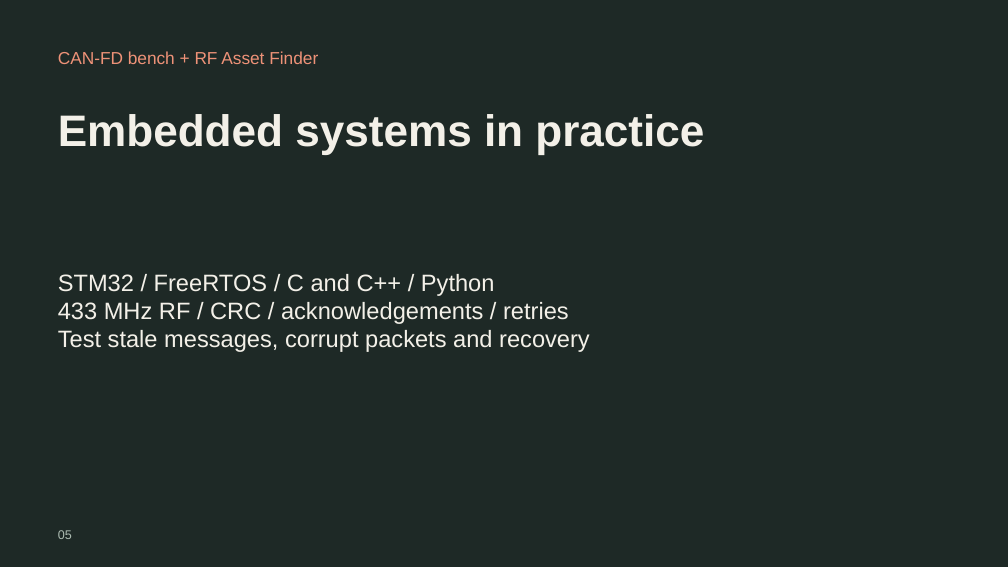
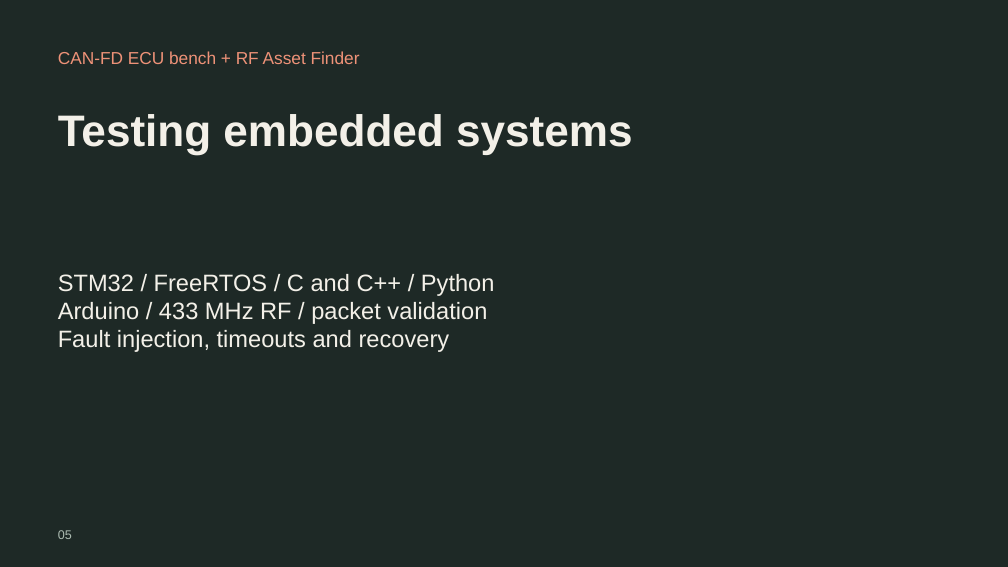
Before and after one commit to mjumair7/UmairJibran-ePortfolio, a slide deck: slide 5 of assets/About-Me.pptx. Drawn at 1008x567 pixels with LibreOffice and Linux fonts; fonts in the diff are those of the drawing. Boxes give left, top, right and bottom in pixels: in the first picture for what was removed or moved away, otherwise in the second. Text is boxed around its words. In the diff, an @@ line names an element or a change of style, - is before the commit and + after.

```diff
--- a/assets/About-Me.pptx
+++ b/assets/About-Me.pptx
@@ text at bbox=[58, 51, 360, 64]: text changed @@
-CAN-FD bench + RF Asset Finder
+CAN-FD ECU bench + RF Asset Finder
@@ text at bbox=[58, 114, 633, 154]: text changed @@
-Embedded systems in practice
+Testing embedded systems
@@ text at bbox=[58, 302, 487, 352]: text changed @@
-433 MHz RF / CRC / acknowledgements / retries
-Test stale messages, corrupt packets and recovery
+Arduino / 433 MHz RF / packet validation
+Fault injection, timeouts and recovery
```
Also in this commit, not shown: 4 other slides changed, 2 slides added, 2 slides removed, 6 other files.
